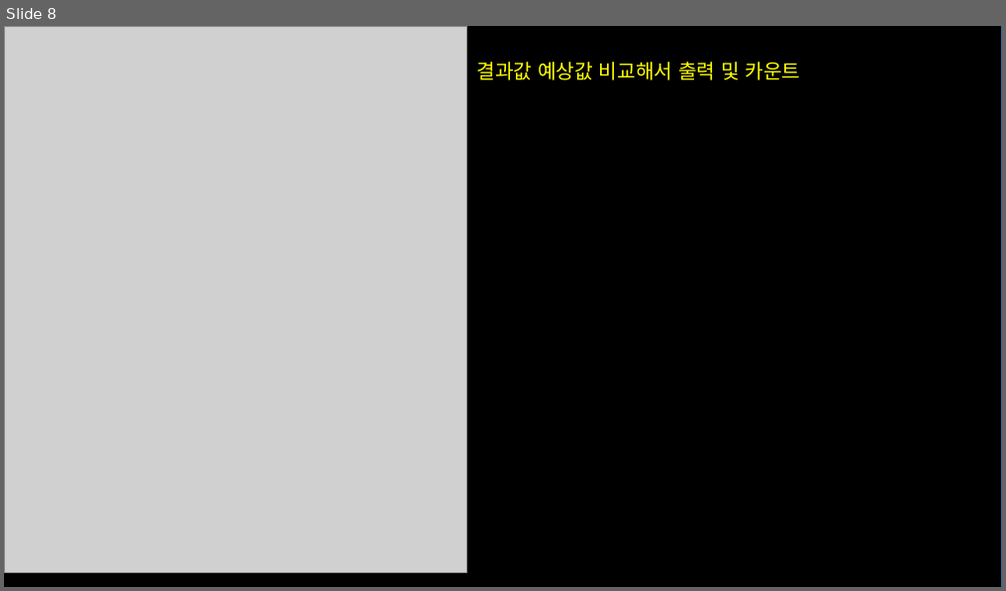
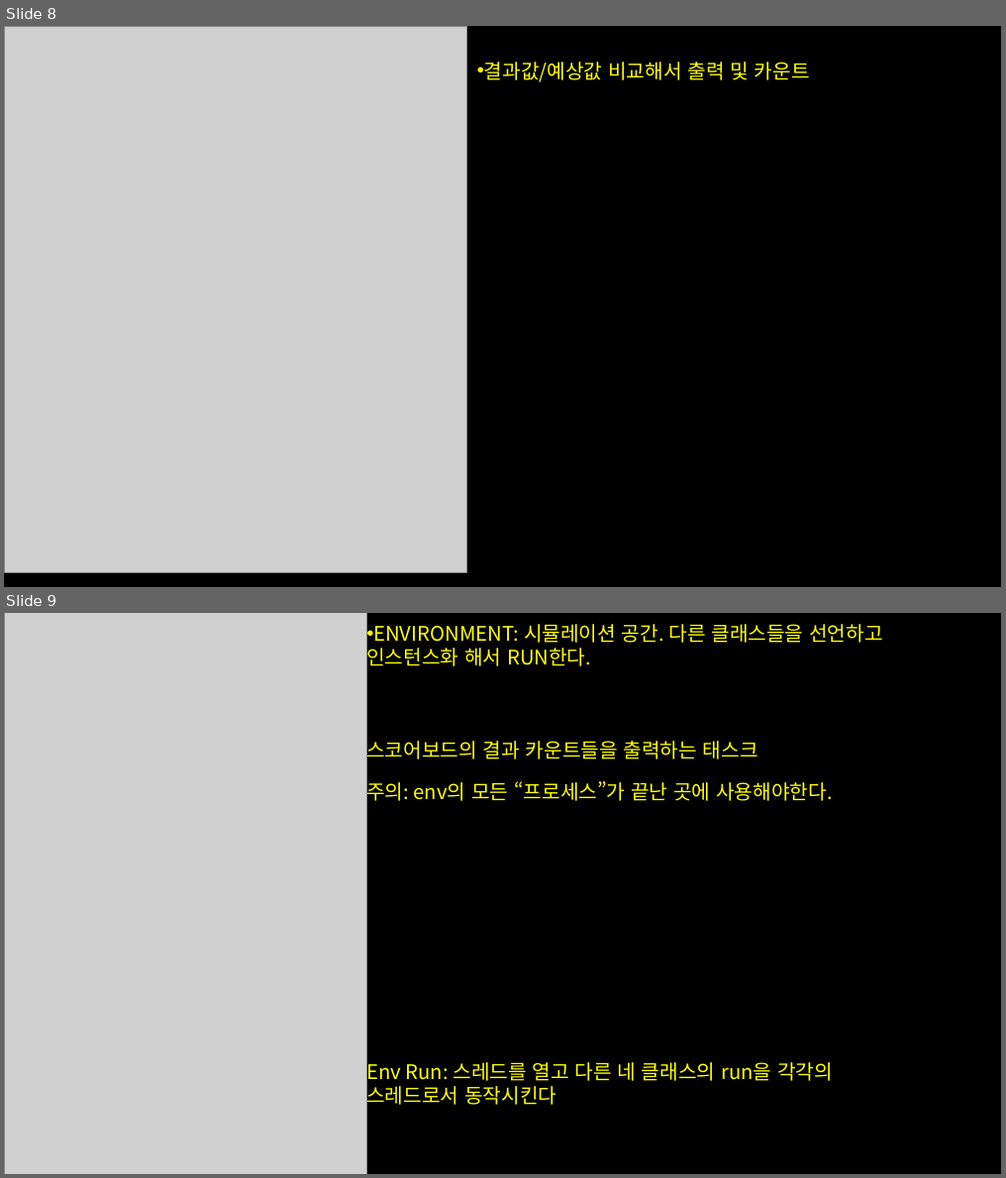
Before and after one commit to cong2738/my_RISC-V, a slide deck: 250424_시스템베릴로그 UVM프레임워크 구조 공부.pptx. Shown one above the other, each under a label of ours: slide 8 before the commit, slides 8 and 9 after it. The pictures are 1006x591 and 1006x1178 pixels, drawn with LibreOffice and Linux fonts; fonts in the diff are those of the drawing; grey boxes stand for pictures. Boxes give left, top, right and bottom in pixels: in the first picture for what was removed or moved away, otherwise in the second. Text is boxed around its words. In the diff, an @@ line names an element or a change of style, - is before the commit and + after.

```diff
--- a/250424_시스템베릴로그 UVM프레임워크 구조 공부.pptx
+++ b/250424_시스템베릴로그 UVM프레임워크 구조 공부.pptx
@@ slide 9 added at [4,613,1002,1174], background #FFFFFF @@
@@ freeform shape added at [4,613,1002,1174], fill #000000, outline #3465A4 0 pt @@
@@ picture added at [4,613,367,1174] @@
@@ text added at [366,624,883,670], 16 pt, text #FFFF00 @@
+• ENVIRONMENT: 시뮬레이션 공간. 다른 클래스들을 선언하고 인스턴스화 해서 RUN한다.
@@ text added at [366,737,833,805], 16 pt, text #FFFF00 @@
+스코어보드의 결과 카운트들을 출력하는 태스크
+주의: env의 모든 “프로세스”가 끝난 곳에 사용해야한다.
@@ text added at [366,1059,833,1109], 16 pt, text #FFFF00 @@
+Env Run: 스레드를 열고 다른 네 클래스의 run을 각각의 스레드로서 동작시킨다
@@ slide 8 changed as well @@
@@ text at [484,62,810,82]: text changed @@
-결과값 예상값 비교해서 출력 및 카운트
+• 결과값/예상값 비교해서 출력 및 카운트
```
Also in this commit, not shown: 7 other slides changed, 1 other slide added, 1 other file.
